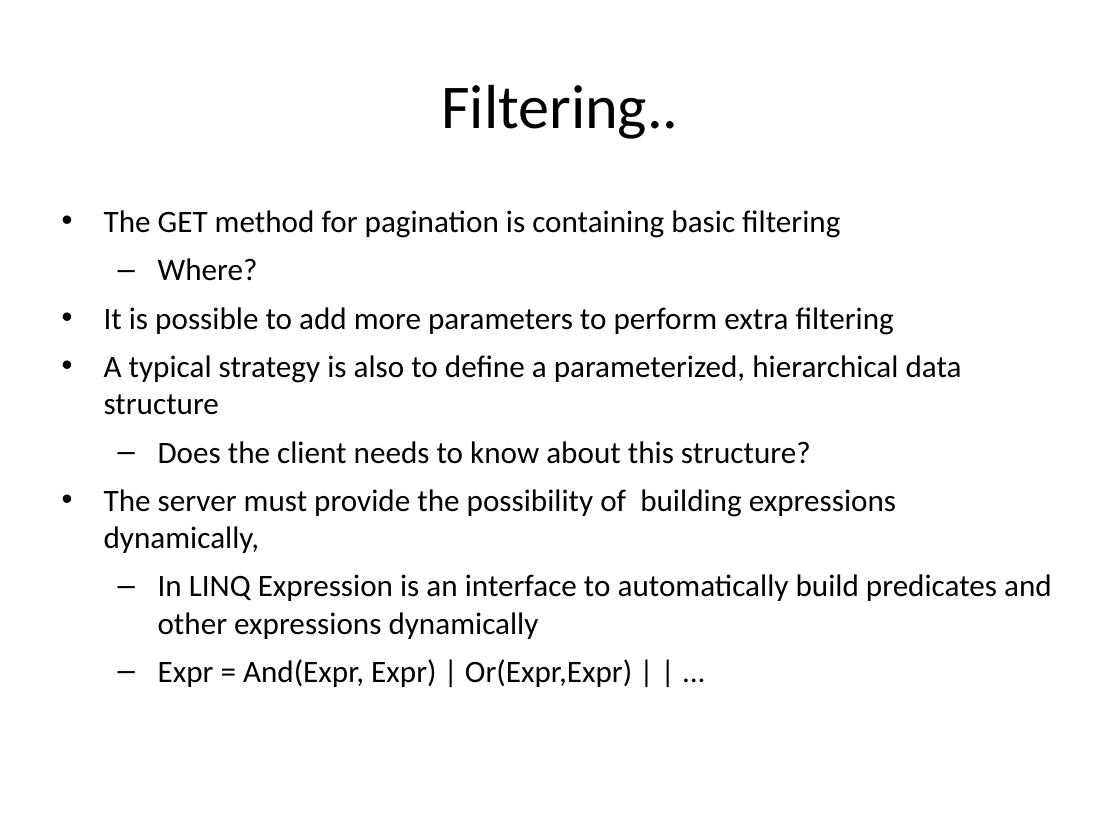
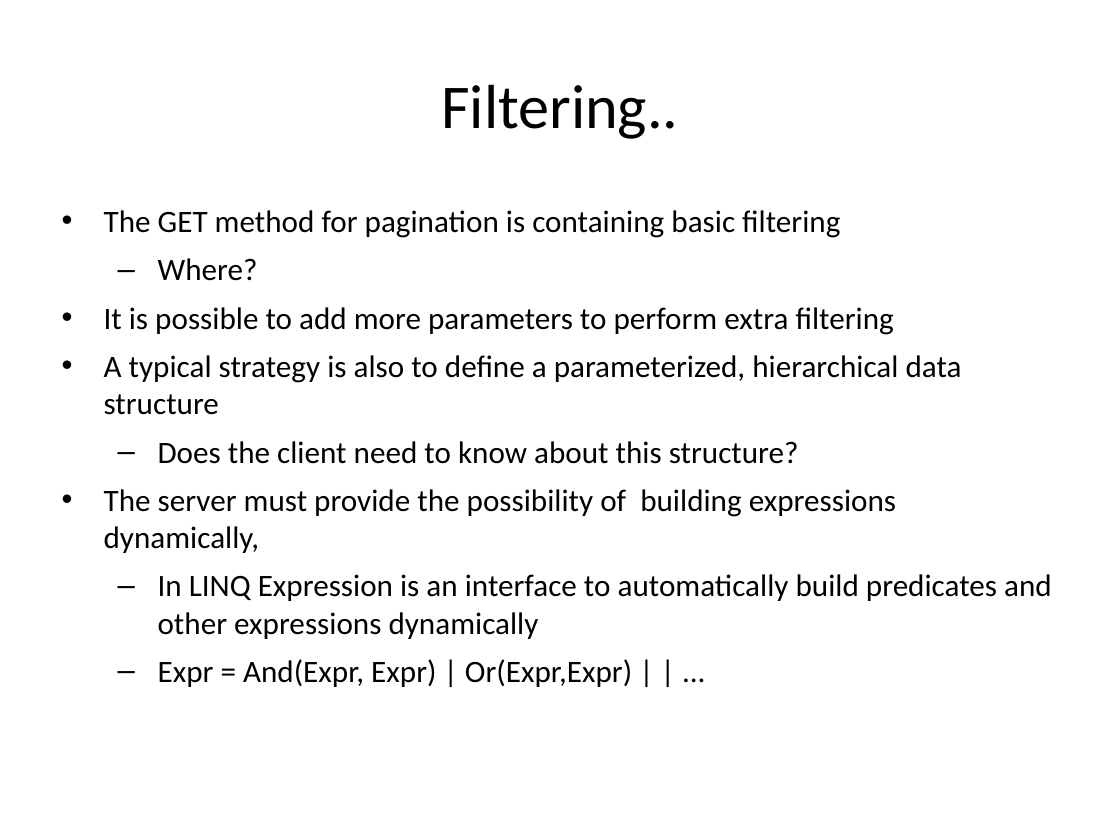
Before and after one commit to hogeschool/Development--Web, a slide deck: slide 39 of Lesson3/lesson3.pptx. Drawn at 1120x840 pixels with LibreOffice and Linux fonts; fonts in the diff are those of the drawing. Boxes give left, top, right and bottom in pixels: in the first picture for what was removed or moved away, otherwise in the second. Text is boxed around its words. In the diff, an @@ line names an element or a change of style, - is before the commit and + after.

```diff
--- a/Lesson3/lesson3.pptx
+++ b/Lesson3/lesson3.pptx
@@ text at (x1=158, y1=441, x2=799, y2=464): text changed @@
-  – Does the client needs to know about this structure?
+  – Does the client need to know about this structure?
```
Also in this commit, not shown: 2 other slides changed.
